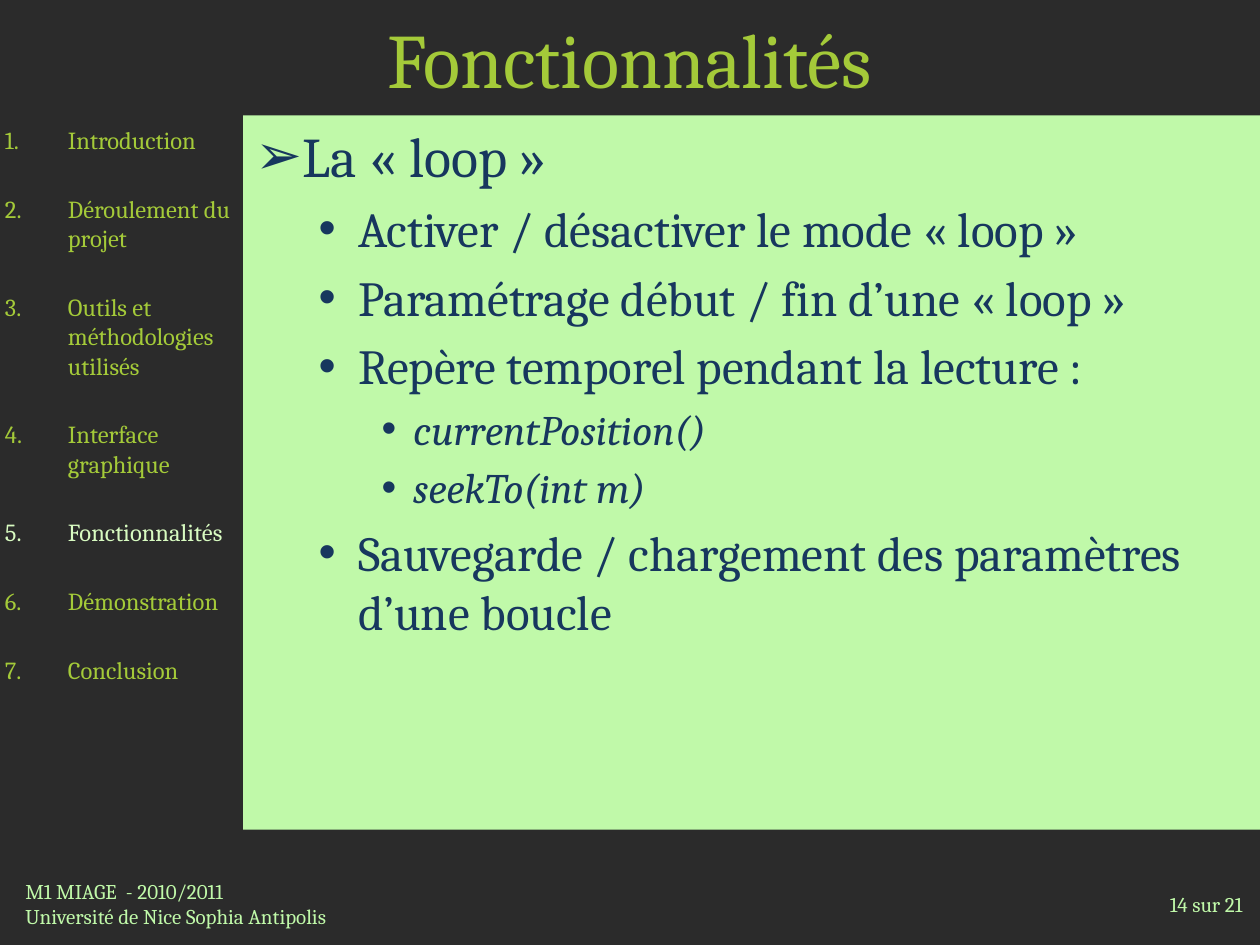
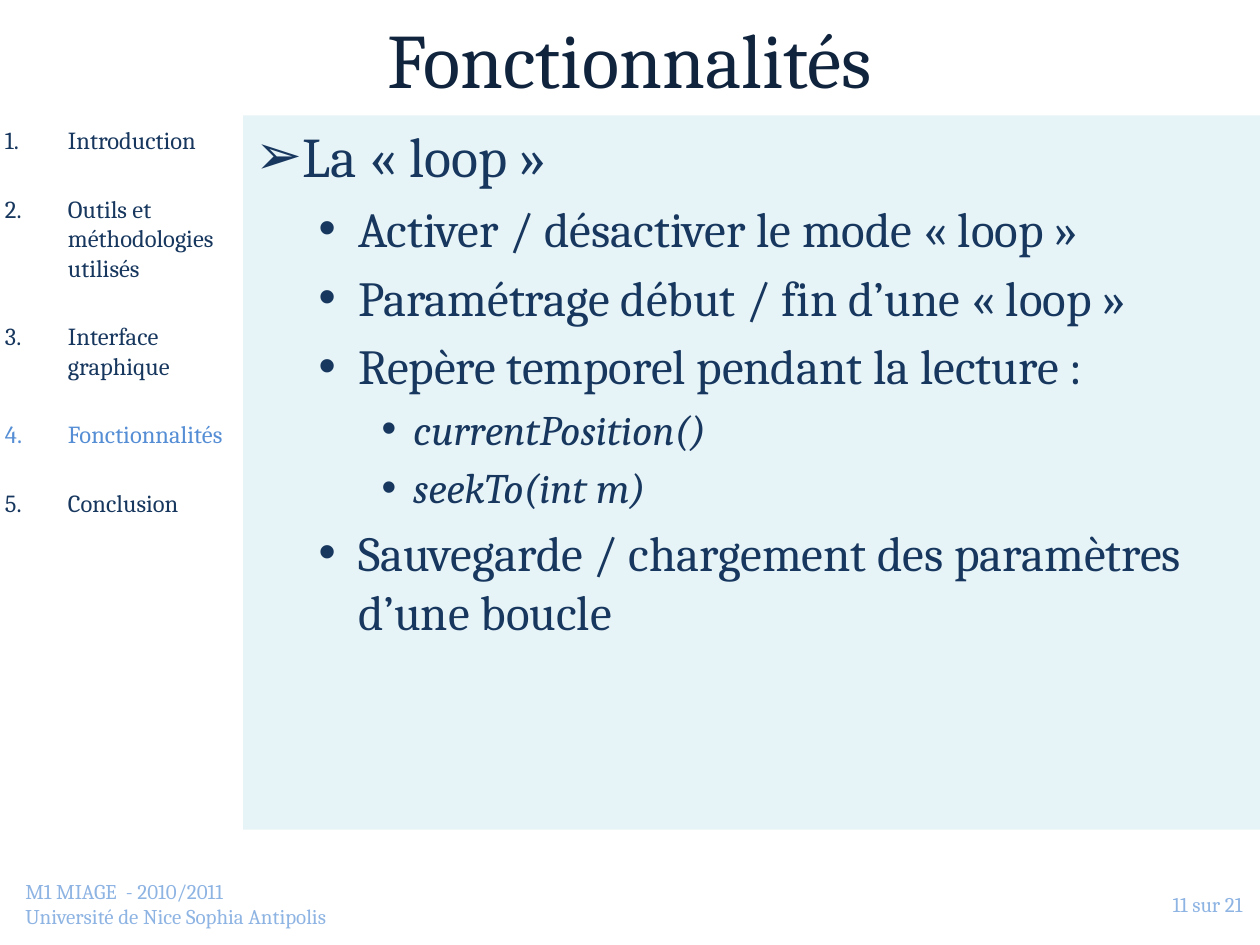
Before and after one commit to jlespagnard/android-advanced-player, a slide deck: slide 11 of AAP/docs/Presentation.pptx (slide 14 before the commit). Drawn at 1260x945 pixels with LibreOffice and Linux fonts; fonts in the diff are those of the drawing; background and template pictures are left out; a plain dark background stands for a picture behind light text. Boxes give left, top, right and bottom in pixels: in the first picture for what was removed or moved away, otherwise in the second. Text is boxed around its words. In the diff, an @@ line names an element or a change of style, - is before the commit and + after.

```diff
--- a/AAP/docs/Presentation.pptx
+++ b/AAP/docs/Presentation.pptx
@@ title "Fonctionnalités" at <box>387,34,872,89</box>: text colour #A4CA39 to #0F243E @@
@@ text "Introduction" at <box>68,132,222,512</box>: text colour #A4CA39 to #17375E in "Introduction", "Outils et méthodologies utilisés", "Interface graphique", "Conclusion"; text colour #D8FBC1 to #558ED5 in "Fonctionnalités" @@
@@ text "La « loop »" at <box>243,116,1260,830</box>: fill #C0F9A9 to #DBEEF4 at 67% opacity @@
@@ text at <box>68,201,230,252</box>: paragraph removed @@
-2. Déroulement du projet
@@ text at <box>68,593,218,610</box>: paragraph removed @@
-6. Démonstration
@@ text "M1 MIAGE - 2010/2011" at <box>25,885,326,929</box>: text colour #C0F9A9 to #8EB4E3 @@
@@ page number at <box>1173,898,1243,912</box>: text changed; text colour #C0F9A9 to #8EB4E3 @@
-14 sur 21
+11 sur 21
```
Also in this commit, not shown: 16 other slides changed, 4 slides removed, 23 other files.
